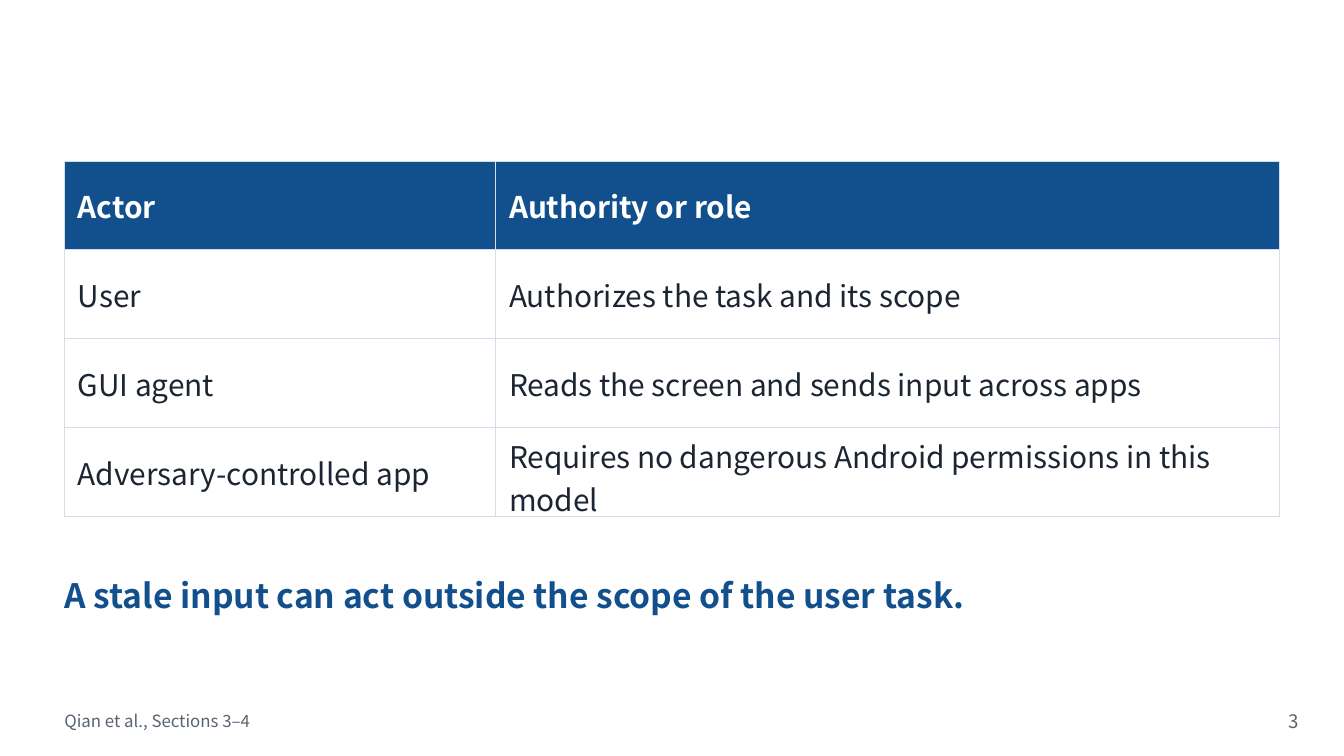
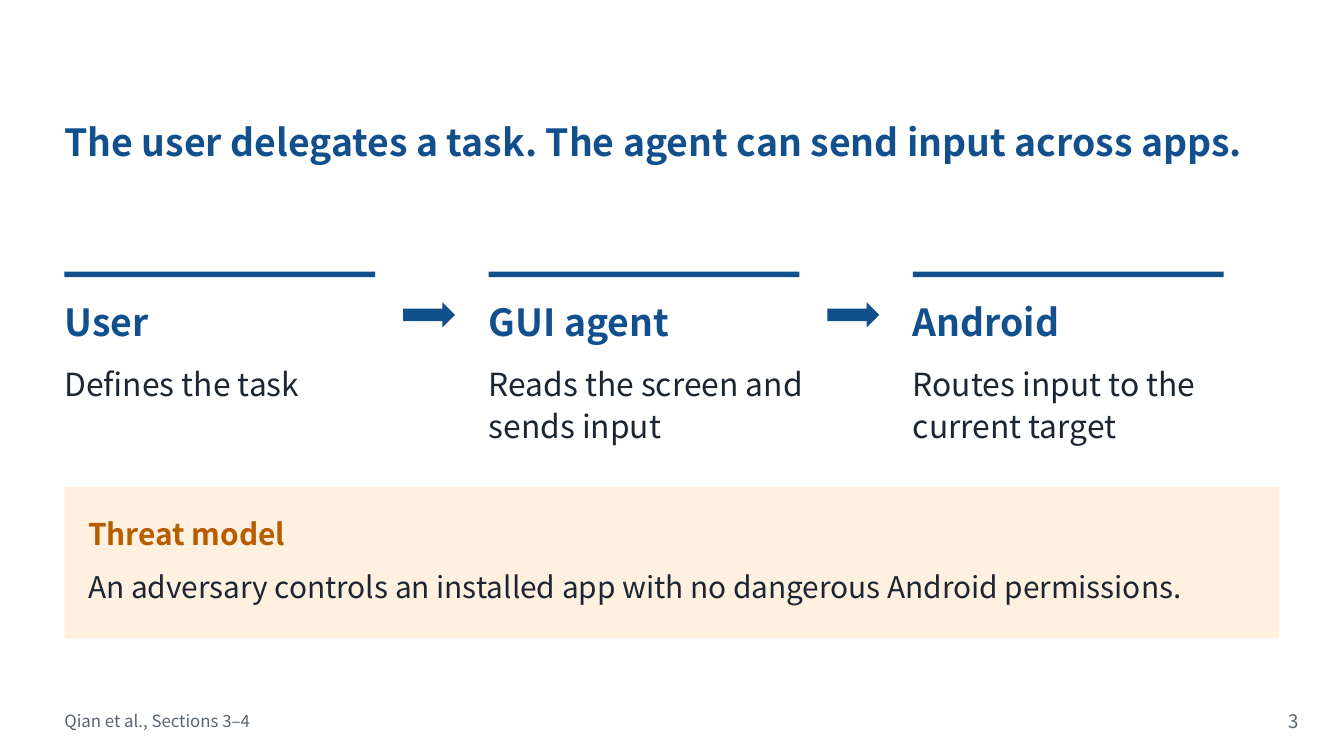
Before and after one commit to Novakru/ZJU-assignment-reports, a slide deck: slide 3 of submission/presentation.pptx. Drawn at 1344x756 pixels with LibreOffice and Linux fonts; fonts in the diff are those of the drawing; background and template pictures are left out. Boxes give left, top, right and bottom in pixels: in the first picture for what was removed or moved away, otherwise in the second. Text is boxed around its words. In the diff, an @@ line names an element or a change of style, - is before the commit and + after.

```diff
--- a/submission/presentation.pptx
+++ b/submission/presentation.pptx
@@ text added at [64,125,1242,165], 20 pt, text #124F8D, bold @@
+The user delegates a task. The agent can send input across apps.
@@ table removed at [65,161,1279,521], 4 rows, 2 columns @@
-Actor | Authority or role
-User | Authorizes the task and its scope
-GUI agent | Reads the screen and sends input across apps
-Adversary-controlled app | Requires no dangerous Android permissions in this model
@@ rectangle added at [65,271,375,277], fill #124F8D @@
@@ rectangle added at [489,271,800,277], fill #124F8D @@
@@ rectangle added at [913,271,1223,277], fill #124F8D @@
@@ text added at [64,308,148,337], 20 pt, text #124F8D, bold @@
+User
@@ right arrow added at [403,302,456,328], fill #124F8D @@
@@ text added at [489,308,669,345], 20 pt, text #124F8D, bold @@
+GUI agent
@@ right arrow added at [828,302,880,328], fill #124F8D @@
@@ text added at [913,305,1060,337], 20 pt, text #124F8D, bold @@
+Android
@@ text added at [64,370,299,397], 17 pt, text #1C2633 @@
+Defines the task
@@ text added at [489,370,803,446], 17 pt, text #1C2633 @@
+Reads the screen and sends input
@@ text added at [913,370,1195,446], 17 pt, text #1C2633 @@
+Routes input to the current target
@@ rectangle added at [65,487,1279,637], fill #FFF0E0 @@
@@ text added at [88,521,285,546], 16 pt, text #B85C00, bold @@
+Threat model
@@ text removed at [64,580,964,616] @@
-A stale input can act outside the scope of the user task.
@@ text added at [88,574,1182,606], 16 pt, text #1C2633 @@
+An adversary controls an installed app with no dangerous Android permissions.
```
Also in this commit, not shown: 4 other slides changed, 2 slides added, 2 slides removed, 14 other files.
